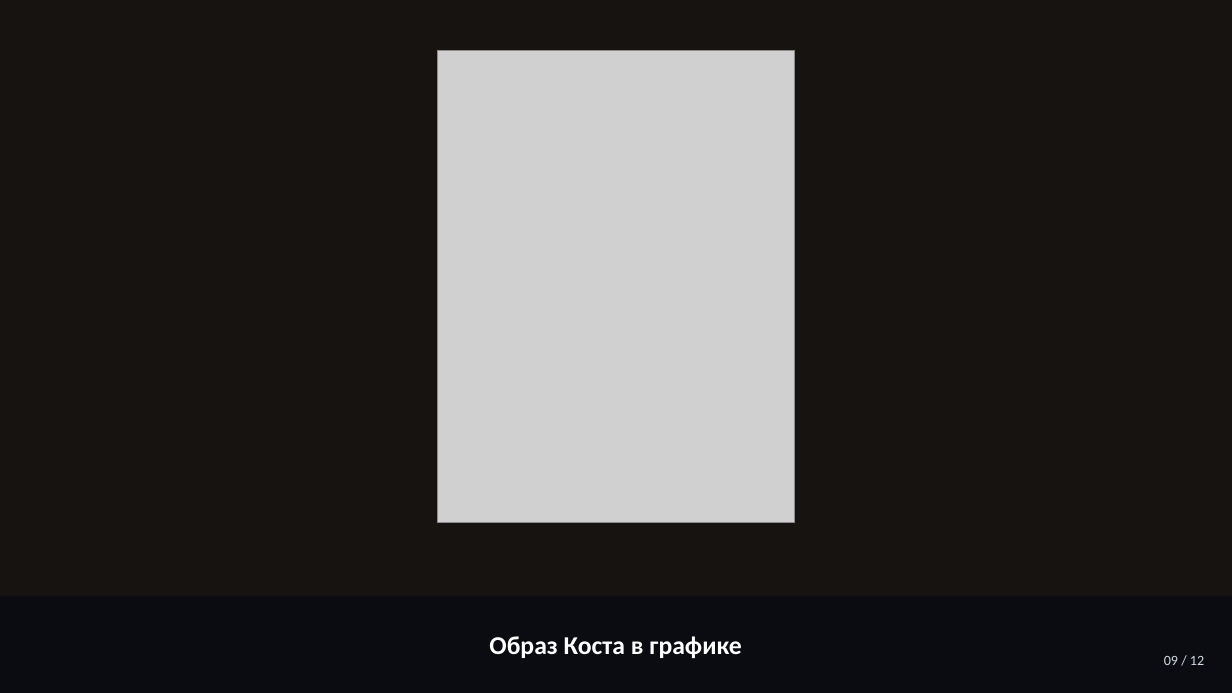
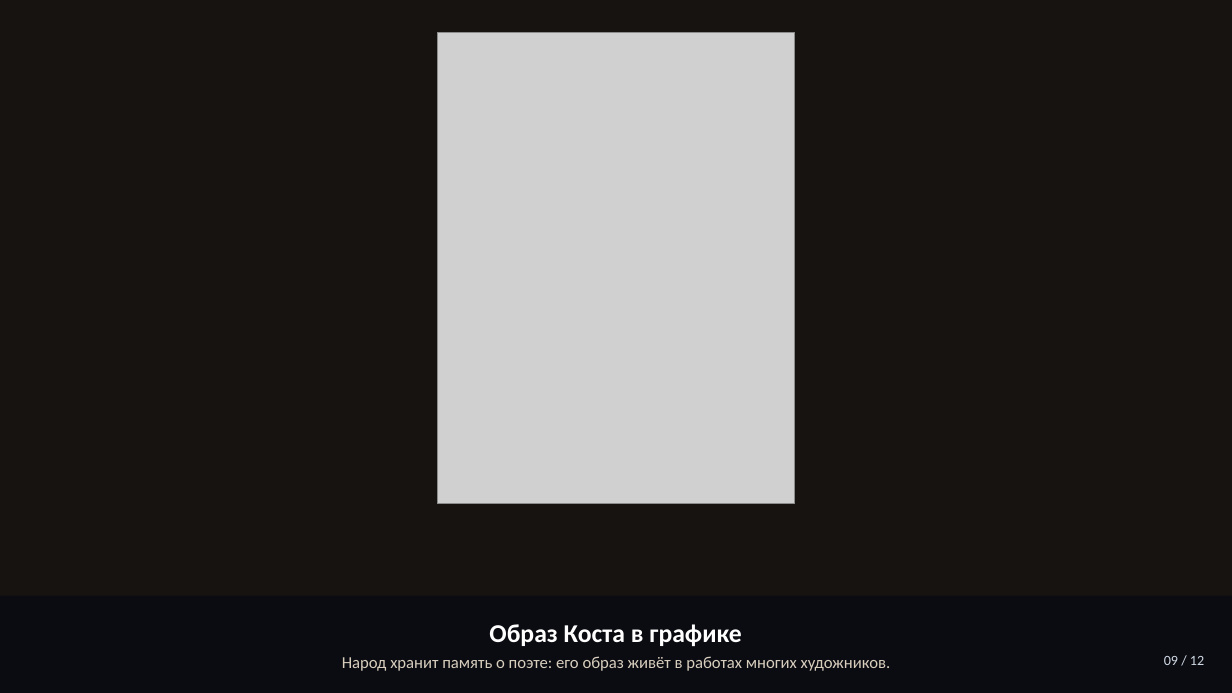
Before and after one commit to maksummatatov10-spec1231/prezent, a slide deck: slide 9 of Kosta_Hetagurov.pptx. Drawn at 1232x693 pixels with LibreOffice and Linux fonts; fonts in the diff are those of the drawing; grey boxes stand for pictures. Boxes give left, top, right and bottom in pixels: in the first picture for what was removed or moved away, otherwise in the second. Text is boxed around its words. In the diff, an @@ line names an element or a change of style, - is before the commit and + after.

Commit message:
Коста Хетагуров: добавил пояснительный текст на слайды
- титул и фотослайд: кто такой Коста, даты, суть вклада
- Нар, учёба, Ирон фандыр: пояснения к каждому факту
- галерея картин: подписи с контекстом (темы, любовь, роль в живописи)
- память и финал: куда перенесён прах, что носит имя Коста
- изображения и переходы без изменений, zoom по-прежнему нет

```diff
--- a/Kosta_Hetagurov.pptx
+++ b/Kosta_Hetagurov.pptx
@@ picture moved from (x1=437, y1=51, x2=795, y2=522) to (x1=437, y1=32, x2=795, y2=504) @@
@@ text at (x1=342, y1=656, x2=891, y2=671): paragraph added @@
+Народ хранит память о поэте: его образ живёт в работах многих художников.
```
Also in this commit, not shown: 10 other slides changed, 1 slide added, 1 slide removed, 1 other file.
